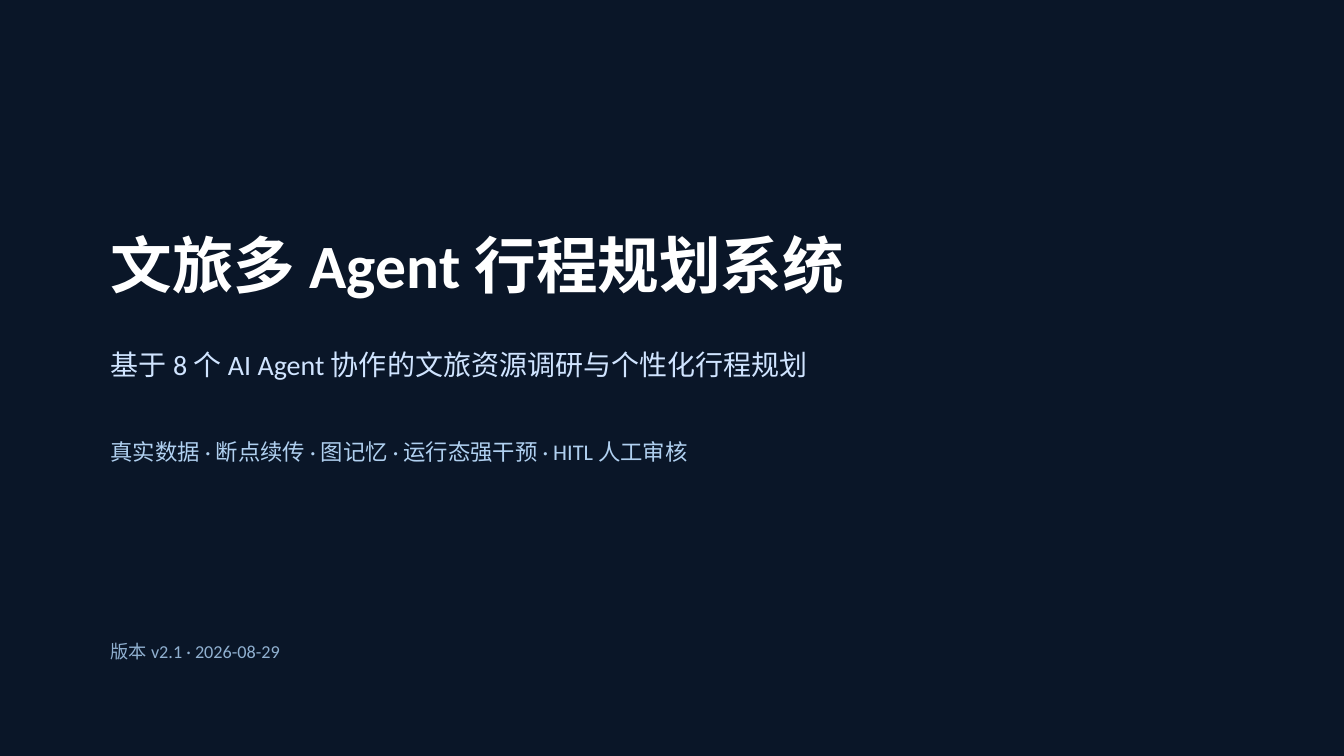
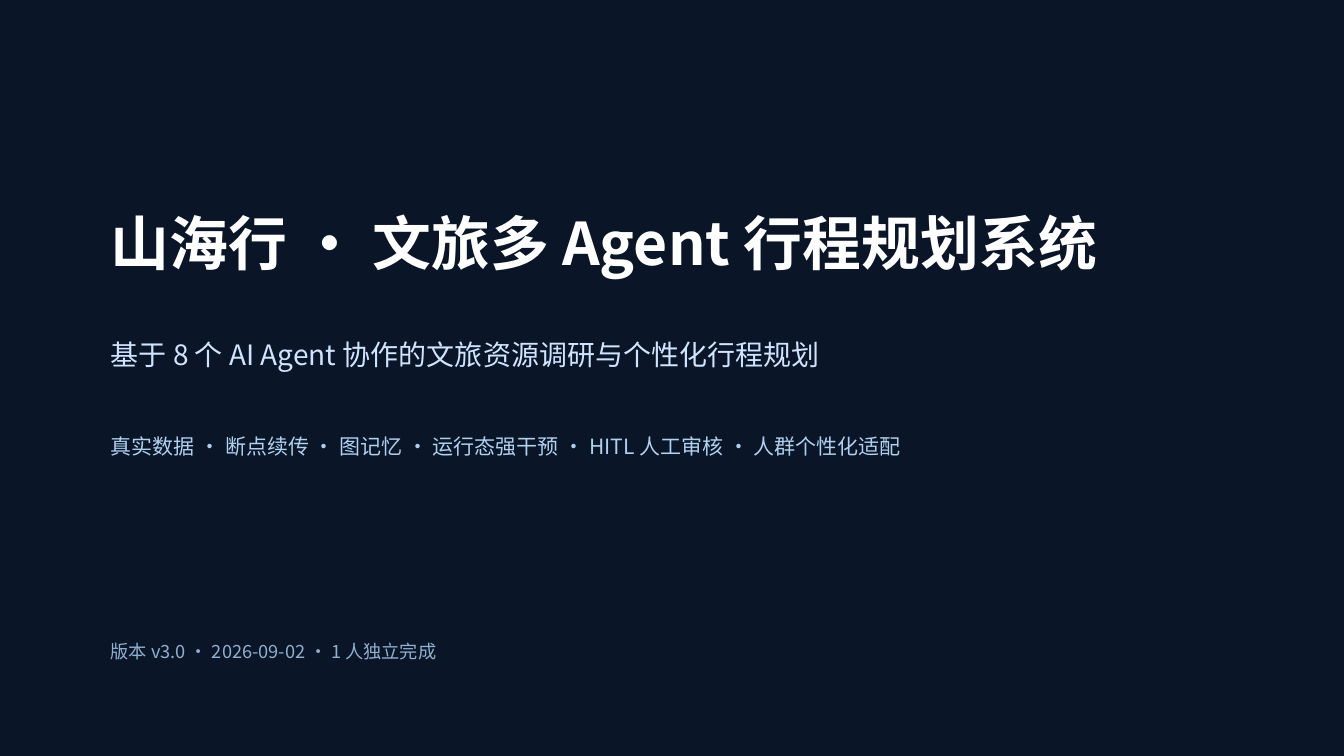
Before and after one commit to 1111776/wenlv, a slide deck: slide 1 of docs/项目讲解.pptx. Drawn at 1344x756 pixels with LibreOffice and Linux fonts; fonts in the diff are those of the drawing; background and template pictures are left out. Boxes give left, top, right and bottom in pixels: in the first picture for what was removed or moved away, otherwise in the second. Text is boxed around its words. In the diff, an @@ line names an element or a change of style, - is before the commit and + after.

Commit message:
docs: 项目讲解 PPT 完整版（v3，18 页，含人群个性化适配）
- 封面/目录/背景/痛点/目标/难点/亮点/架构/8Agent/核心技术/数据模型/API前端/部署/流程/测试/设计决策/人群适配/总结
- 补充老人年龄分档门票、成人关系、儿童/老人景点过滤、兴趣推荐、餐饮三餐规范等新增功能
- 微软雅黑字体 + 两列排版防溢出

```diff
--- a/docs/项目讲解.pptx
+++ b/docs/项目讲解.pptx
@@ text at (111, 214, 1097, 280): text changed; size 44 to 42 pt; font Calibri to Noto Sans CJK SC @@
-文旅多 Agent 行程规划系统
+山海行 · 文旅多 Agent 行程规划系统
@@ text "基于 8 个 AI Agent ...": place and size @@
-text "基于 8 个 AI Agent ..." at (111, 351, 808, 380)
+text "基于 8 个 AI Agent ..." at (111, 341, 820, 372)
@@ text "基于 8 个 AI Agent ..." at (111, 341, 820, 372): font Calibri to Noto Sans CJK SC @@
@@ text at (111, 436, 901, 456): text changed; size 16 to 15 pt; font Calibri to Noto Sans CJK SC @@
-真实数据 · 断点续传 · 图记忆 · 运行态强干预 · HITL 人工审核
+真实数据 · 断点续传 · 图记忆 · 运行态强干预 · HITL 人工审核 · 人群个性化适配
@@ text at (111, 642, 437, 660): text changed; font Calibri to Noto Sans CJK SC @@
-版本 v2.1 · 2026-08-29
+版本 v3.0 · 2026-09-02 · 1 人独立完成
```
Also in this commit, not shown: 16 other slides changed, 1 slide added, 1 other file.
